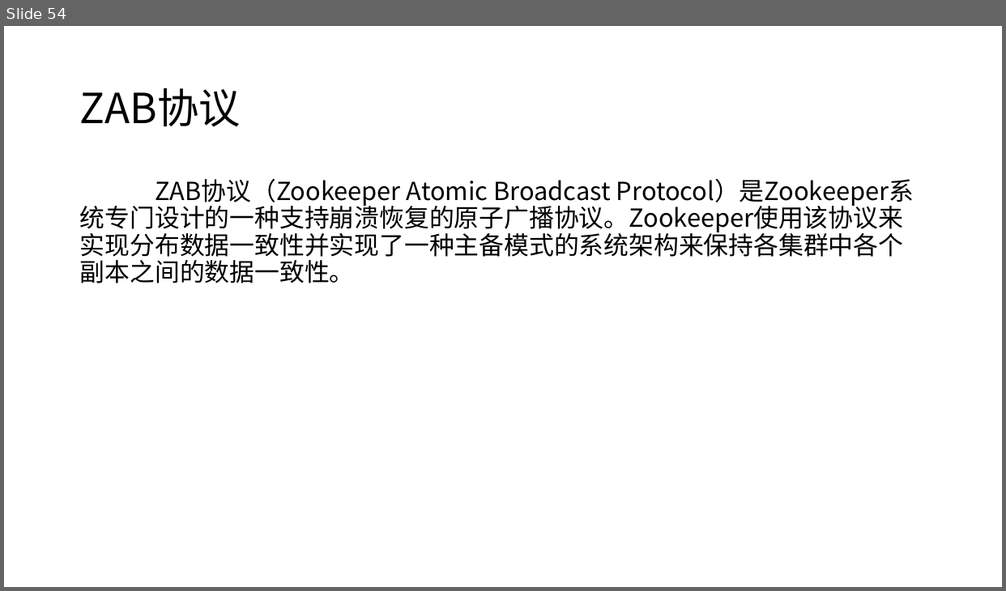
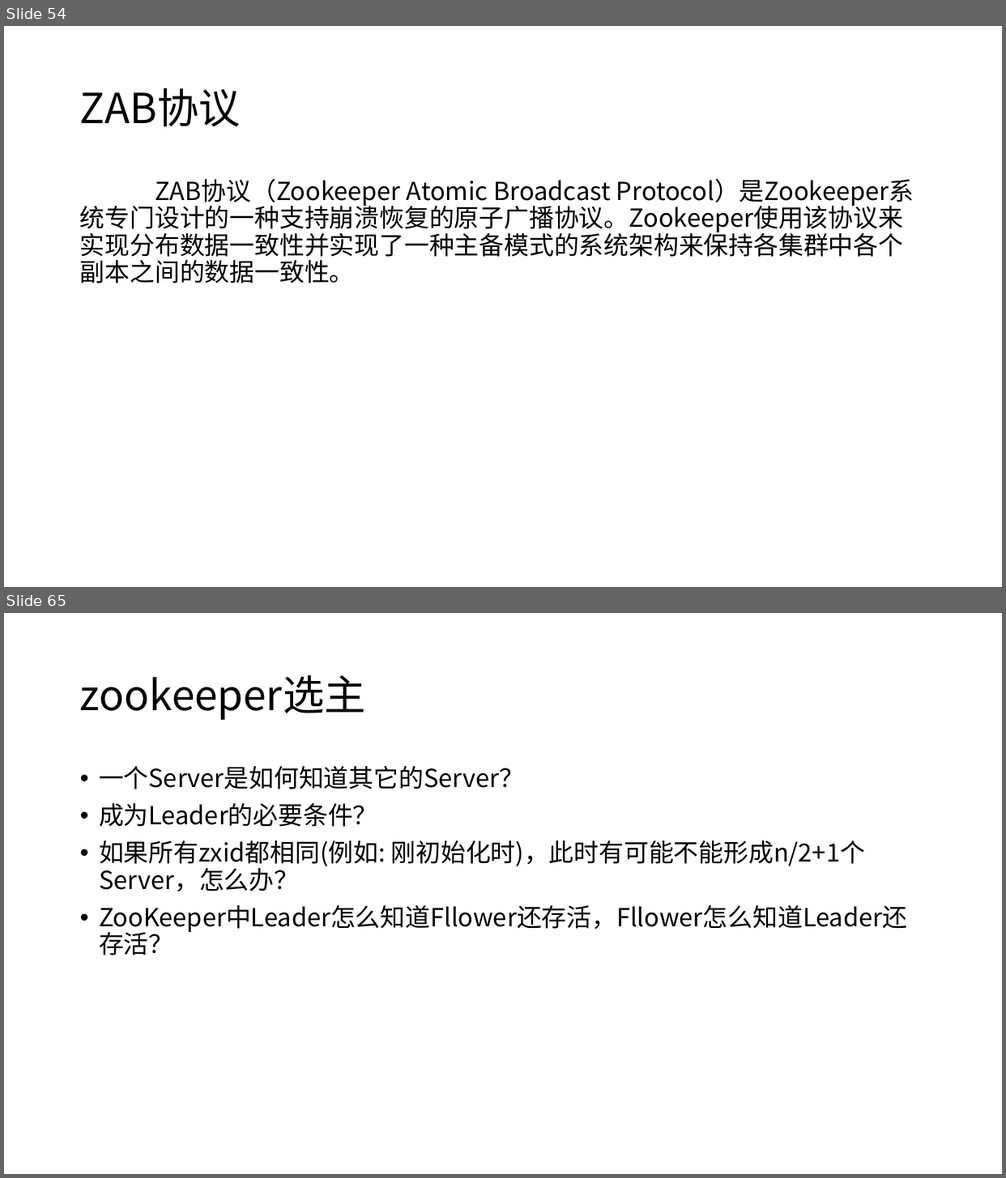
Before and after one commit to moxingwang/zookeeper, a slide deck: zookeeper.pptx. Shown one above the other, each under a label of ours: slide 54 before the commit, slides 54 and 65 after it; the slides between them are not shown. The pictures are 1006x591 and 1006x1178 pixels, drawn with LibreOffice and Linux fonts; fonts in the diff are those of the drawing. Boxes give left, top, right and bottom in pixels: in the first picture for what was removed or moved away, otherwise in the second. Text is boxed around its words. In the diff, an @@ line names an element or a change of style, - is before the commit and + after.

```diff
--- a/zookeeper.pptx
+++ b/zookeeper.pptx
@@ slide 65 added at (4, 613, 1002, 1174), background #FFFFFF @@
@@ title added at (80, 675, 366, 720), 40 pt, text #000000 @@
+zookeeper选主
@@ text added at (99, 766, 907, 934), 24 pt, text #000000 @@
+• 一个Server是如何知道其它的Server？
+• 成为Leader的必要条件？
+• 如果所有zxid都相同(例如: 刚初始化时)，此时有可能不能形成n/2+1个Server，怎么办？
+• ZooKeeper中Leader怎么知道Fllower还存活，Fllower怎么知道Leader还存活？
```
Also in this commit, not shown: 52 other slides added, 5 slides removed.
